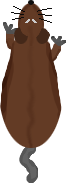
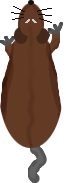
Layers edited between the first and the second 66px x 183px image:
added layer "limbs 2" above "limbs" over <box>0,22,63,183</box>
hid "limbs" over <box>3,22,66,183</box>